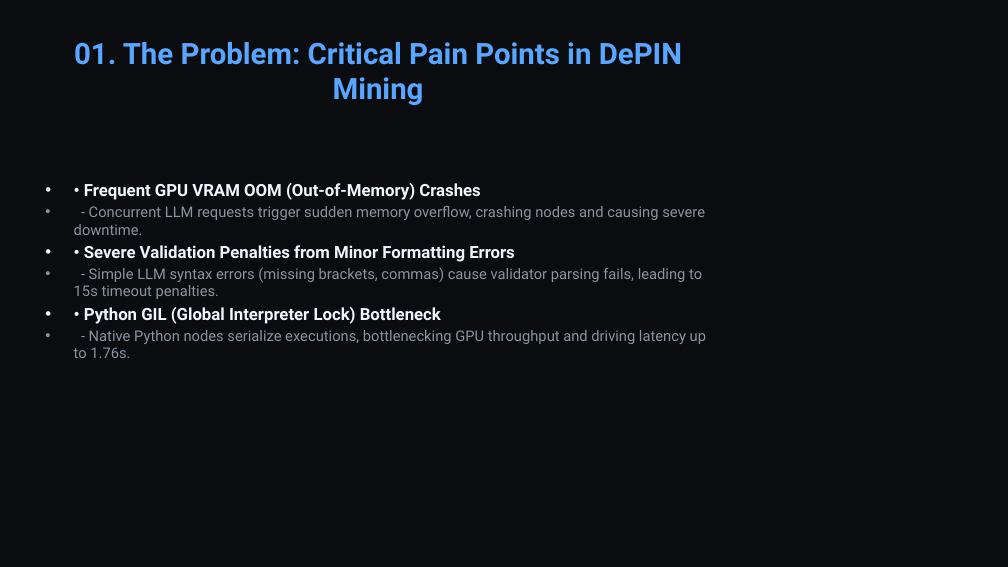
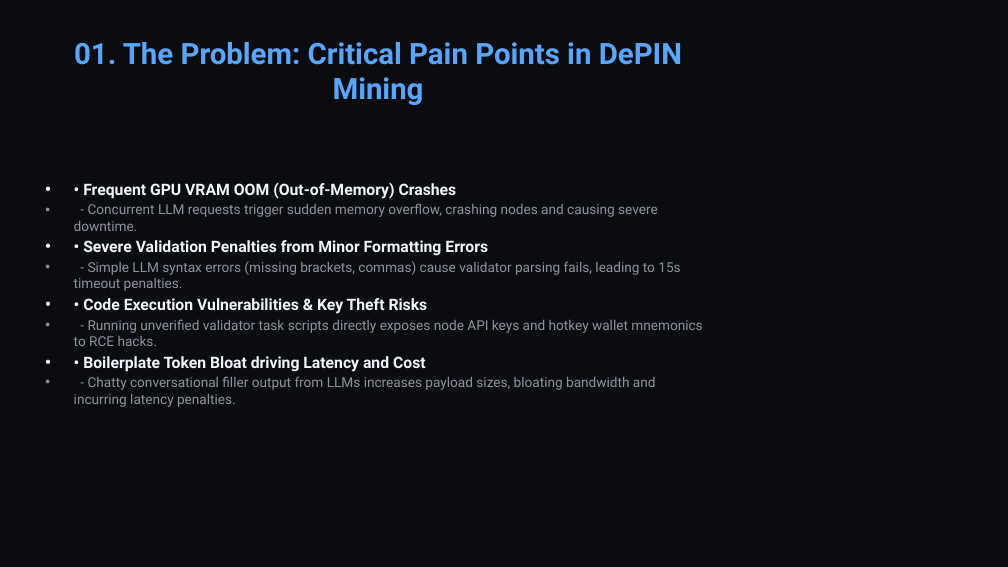
Before and after one commit to surfclaw/surfclaw, a slide deck: slide 2 of Surfclaw_Pitch_Deck.pptx. Drawn at 1008x567 pixels with LibreOffice and Linux fonts; fonts in the diff are those of the drawing. Boxes give left, top, right and bottom in pixels: in the first picture for what was removed or moved away, otherwise in the second. Text is boxed around its words. In the diff, an @@ line names an element or a change of style, - is before the commit and + after.

```diff
--- a/Surfclaw_Pitch_Deck.pptx
+++ b/Surfclaw_Pitch_Deck.pptx
@@ text at (74,183,680,291): size 16 to 15 pt in "• Frequent GPU VRAM OOM (Out-of-Memory) Crashes", "• Severe Validation Penalties from Minor Formatting ..."; size 14 to 13 pt in "- Concurrent LLM requests trigger sudden memory ...", "- Simple LLM syntax errors (missing brackets, ..." @@
@@ text at (74,298,702,407): text changed; size 14 to 13 pt @@
-• • Python GIL (Global Interpreter Lock) Bottleneck
-• - Native Python nodes serialize executions, bottlenecking GPU throughput and driving latency up to 1.76s.
+• • Code Execution Vulnerabilities & Key Theft Risks
+• - Running unverified validator task scripts directly exposes node API keys and hotkey wallet mnemonics to RCE hacks.
+• • Boilerplate Token Bloat driving Latency and Cost
+• - Chatty conversational filler output from LLMs increases payload sizes, bloating bandwidth and incurring latency penalties.
```
Also in this commit, not shown: 1 other slide changed.
